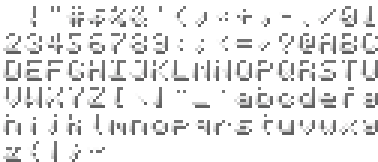
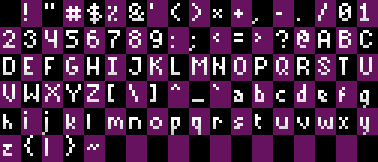
Layer changes from the first 378x162 image to the second:
removed layer "Layer #1" (was 78%) over (x1=3, y1=3, x2=378, y2=162)
renamed "font.png" to "font_new.png", moved it above "Layer", painted on it over (x1=3, y1=3, x2=378, y2=162)
showed "Layer", painted on it over (x1=0, y1=0, x2=378, y2=162)
